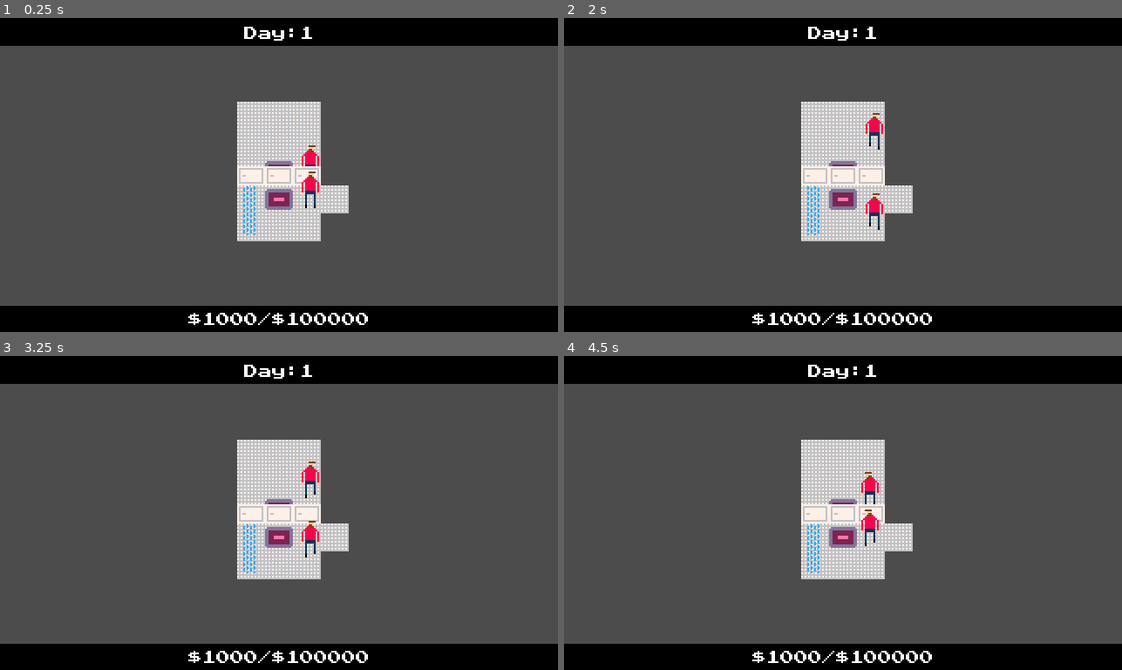
Above: before the commit, frames 1-4 (two rows, left to right).
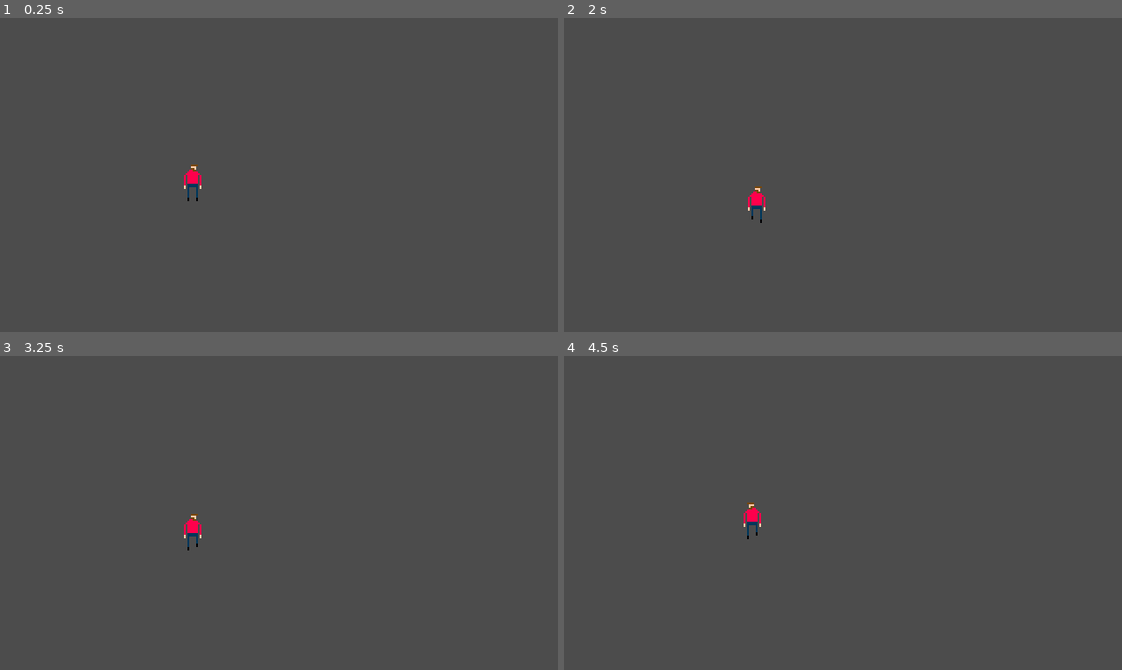
Above: after the commit, the same moments.

Repository: qhoang85/LD47
Game: Godot game, scene res://scenes/restroom.tscn
Two runs of this game, one before a commit and one after it. Both use one fixed random seed, a clock stepped at 60 frames per second and the inputs below. This scene is started directly instead of the project's main scene.
Inputs (mouse positions are in pixels of both pictures, inside the frame that each line leads up to):
- Up to frame 1 (0.25 s): no input
- Up to frame 2 (2 s): move the mouse to (965, 159) at 0.52 s; hold D (player_right) 0.53-1.28 s; hold Space (player_use) 0.53-1.28 s; click (965, 159) at 0.67 s; move the mouse to (731, 190) at 1.27 s; hold S (player_down) from 1.28 s (still down); tap Space (player_use) at 1.35 s
- Up to frame 3 (3.25 s): move the mouse to (334, 443) at 2.02 s; release S (player_down) at 2.03 s; hold D (player_right) 2.03-2.78 s; hold Space (player_use) 2.03-2.78 s; move the mouse to (251, 575) at 2.77 s; hold W (player_up) from 2.78 s (still down); tap Space (player_use) at 2.85 s; click (251, 575) at 2.92 s
- Up to frame 4 (4.5 s): move the mouse to (1010, 560) at 3.52 s; release W (player_up) at 3.53 s; hold Space (player_use) 3.53-4.28 s; hold A (player_left) from 3.53 s (still down); move the mouse to (675, 465) at 4.27 s; tap Space (player_use) at 4.35 s

The runs differ from the first frame. In frame 1, 25% of the frame differs, in the area x 0-100%, y 0-100%; in frame 2, 25%; in frame 3, 25%; in frame 4, 25%.

Commit message:
stupid

Diff:
--- /dev/null
+++ b/prefabs/next_indicator.tscn
@@ -0,0 +1,31 @@
+[gd_scene load_steps=3 format=2]
+
+[ext_resource path="res://graphics/next_indicator.png" type="Texture" id=1]
+
+[sub_resource type="Animation" id=1]
+resource_name = "animate"
+length = 0.2
+loop = true
+tracks/0/type = "value"
+tracks/0/path = NodePath(".:frame")
+tracks/0/interp = 1
+tracks/0/loop_wrap = true
+tracks/0/imported = false
+tracks/0/enabled = true
+tracks/0/keys = {
+"times": PoolRealArray( 0, 0.1 ),
+"transitions": PoolRealArray( 1, 1 ),
+"update": 1,
+"values": [ 0, 1 ]
+}
+
+[node name="Sprite" type="Sprite"]
+rotation = 1.5708
+texture = ExtResource( 1 )
+hframes = 2
+frame = 1
+
+[node name="AnimationPlayer" type="AnimationPlayer" parent="."]
+autoplay = "animate"
+playback_speed = 0.25
+anims/animate = SubResource( 1 )
--- a/project.godot
+++ b/project.godot
@@ -106,6 +106,6 @@
 
 [rendering]
 
+quality/2d/use_nvidia_rect_flicker_workaround=true
 quality/2d/use_pixel_snap=true
 environment/default_environment="res://default_env.tres"
-quality/2d/use_nvidia_rect_flicker_workaround=true
--- a/scenes/bedroom.tscn
+++ b/scenes/bedroom.tscn
@@ -42,7 +42,7 @@
 collision_mask = 0
 
 [node name="CollisionPolygon2D" type="CollisionPolygon2D" parent="StaticBody2D"]
-polygon = PoolVector2Array( -8, 64, -8, 72, 88, 72, 88, -8, -8, -8, -8, 0, 80, 0, 80, 64, 0, 64, 0, 0, -8, 0 )
+polygon = PoolVector2Array( 0, -8, 88, -8, 88, 72, 72, 72, 72, 88, 24, 88, 24, 72, -8, 72, -8, -8, 0, 0, 0, 64, 32, 64, 32, 80, 64, 80, 64, 64, 80, 64, 80, 0, 0, 0 )
 
 [node name="UI" parent="." instance=ExtResource( 4 )]
 
--- a/scenes/breakroom.tscn
+++ b/scenes/breakroom.tscn
@@ -42,7 +42,7 @@
 collision_mask = 0
 
 [node name="CollisionPolygon2D" type="CollisionPolygon2D" parent="StaticBody2D"]
-polygon = PoolVector2Array( -8, 16, -8, 136, 88, 136, 88, 16, 0, 16, 0, 24, 80, 24, 80, 128, 0, 128, 0, 16 )
+polygon = PoolVector2Array( 0, 24, 80, 24, 80, 128, 48, 128, 48, 144, 16, 144, 16, 128, 0, 128, 0, 32, -8, 16, -8, 136, 8, 136, 8, 152, 56, 152, 56, 136, 88, 136, 88, 16, -8, 16, 0, 32 )
 
 [node name="UI" parent="." instance=ExtResource( 4 )]
 
--- a/scenes/restroom.tscn
+++ b/scenes/restroom.tscn
@@ -43,7 +43,7 @@
 [node name="StaticBody2D" type="StaticBody2D" parent="."]
 
 [node name="CollisionPolygon2D" type="CollisionPolygon2D" parent="StaticBody2D"]
-polygon = PoolVector2Array( 56, -10, 56, 86, -8, 86, -8, -10, 48, -10, 48, -2, 0, -2, 0, 78, 48, 78, 48, -10 )
+polygon = PoolVector2Array( 48, 0, 48, 48, 64, 48, 64, 64, 48, 64, 48, 80, 0, 80, 0, 0, 48, 0, 48, -8, -8, -8, -8, 88, 56, 88, 56, 72, 72, 72, 72, 40, 56, 40, 56, -8, 48, -8 )
 
 [node name="UI" parent="." instance=ExtResource( 4 )]
 
Binary file added: graphics/next_indicator.png
Not shown, added: graphics/next_indicator.png.import
